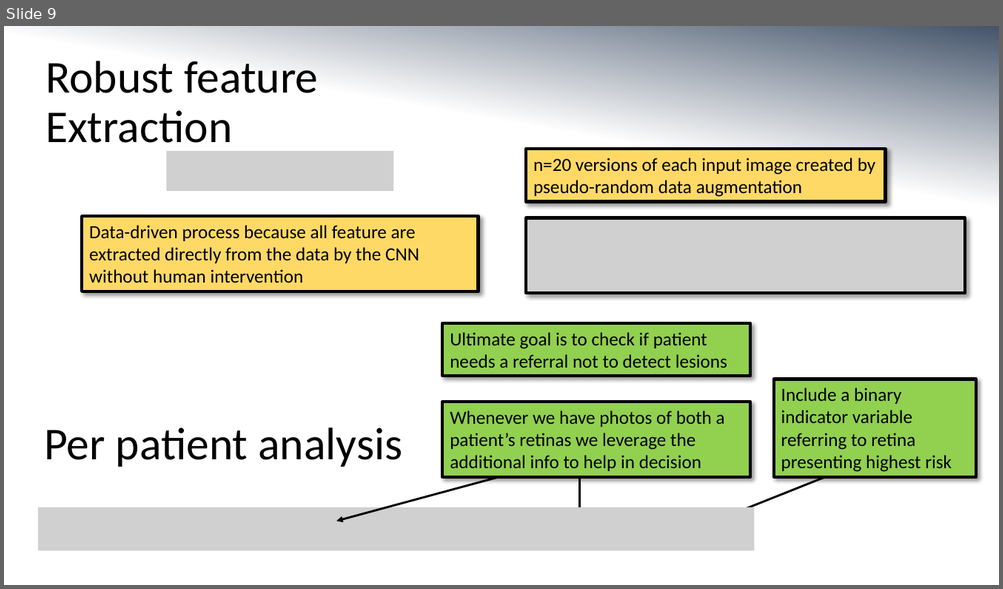
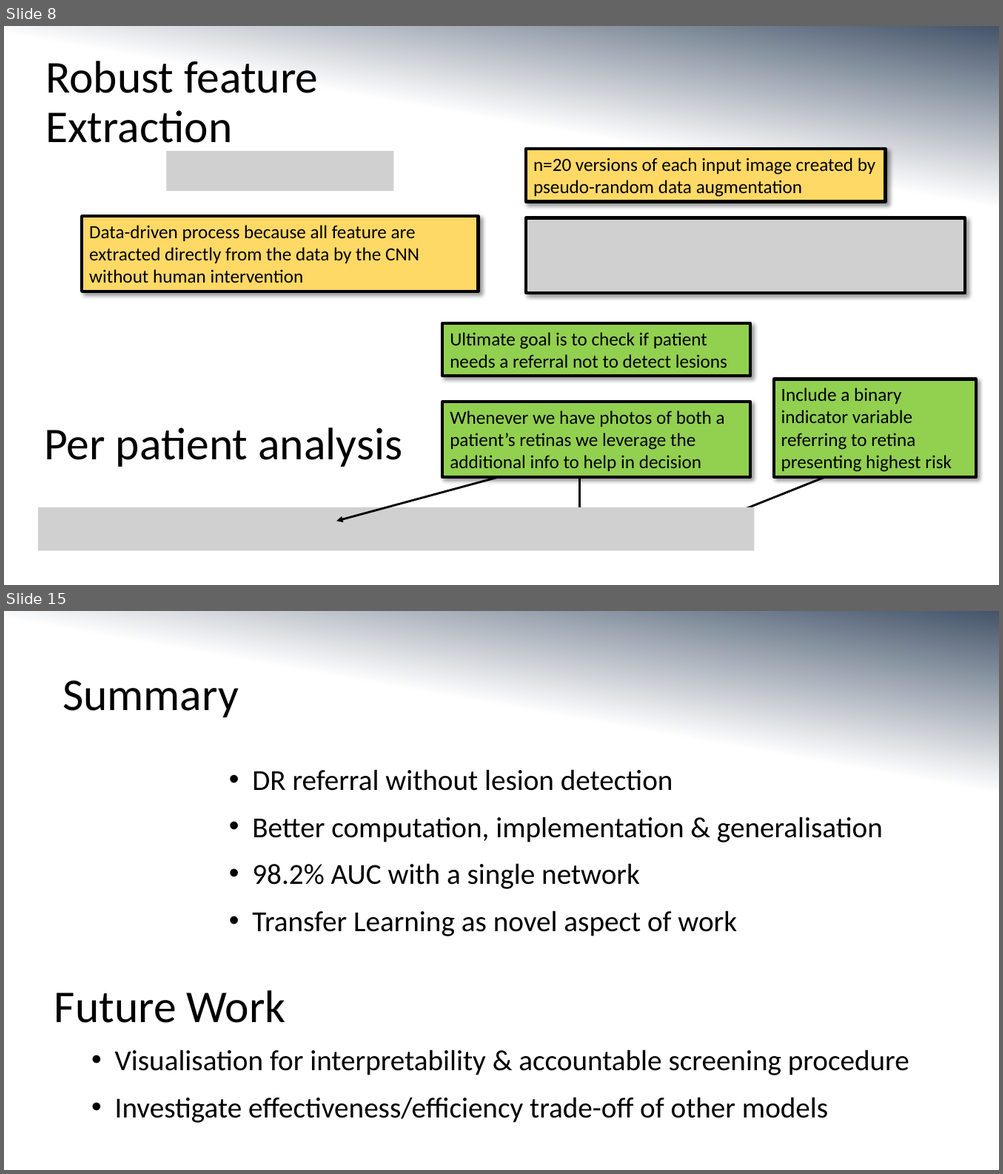
Before and after one commit to MorganMWJ/sem1020-paper-presentations, a slide deck: dr_slides.pptx. Shown one above the other, each under a label of ours: slide 9 before the commit, slides 8 and 15 after it; the slides between them are not shown. The pictures are 1003x589 and 1003x1174 pixels, drawn with LibreOffice and Linux fonts; fonts in the diff are those of the drawing; grey boxes stand for pictures. Boxes give left, top, right and bottom in pixels: in the first picture for what was removed or moved away, otherwise in the second. Text is boxed around its words. In the diff, an @@ line names an element or a change of style, - is before the commit and + after.

```diff
--- a/dr_slides.pptx
+++ b/dr_slides.pptx
@@ slide 15 added at (x1=4, y1=611, x2=999, y2=1170), background gradient #44546A to #FFFFFF @@
@@ title added at (x1=62, y1=681, x2=239, y2=718), 44 pt, text #000000 @@
+Summary
@@ text added at (x1=252, y1=769, x2=882, y2=937), 28 pt, text #000000 @@
+  • DR referral without lesion detection
+  • Better computation, implementation & generalisation
+  • 98.2% AUC with a single network
+  • Transfer Learning as novel aspect of work
@@ text added at (x1=54, y1=991, x2=286, y2=1023), 44 pt, text #000000 @@
+Future Work
@@ text added at (x1=115, y1=1050, x2=909, y2=1123), 28 pt, text #000000 @@
+  • Visualisation for interpretability & accountable screening procedure
+  • Investigate effectiveness/efficiency trade-off of other models
@@ what was slide 9 is now slide 8 @@
```
Also in this commit, not shown: 9 slides changed, 4 other slides added, 2 slides removed, 10 other files.
